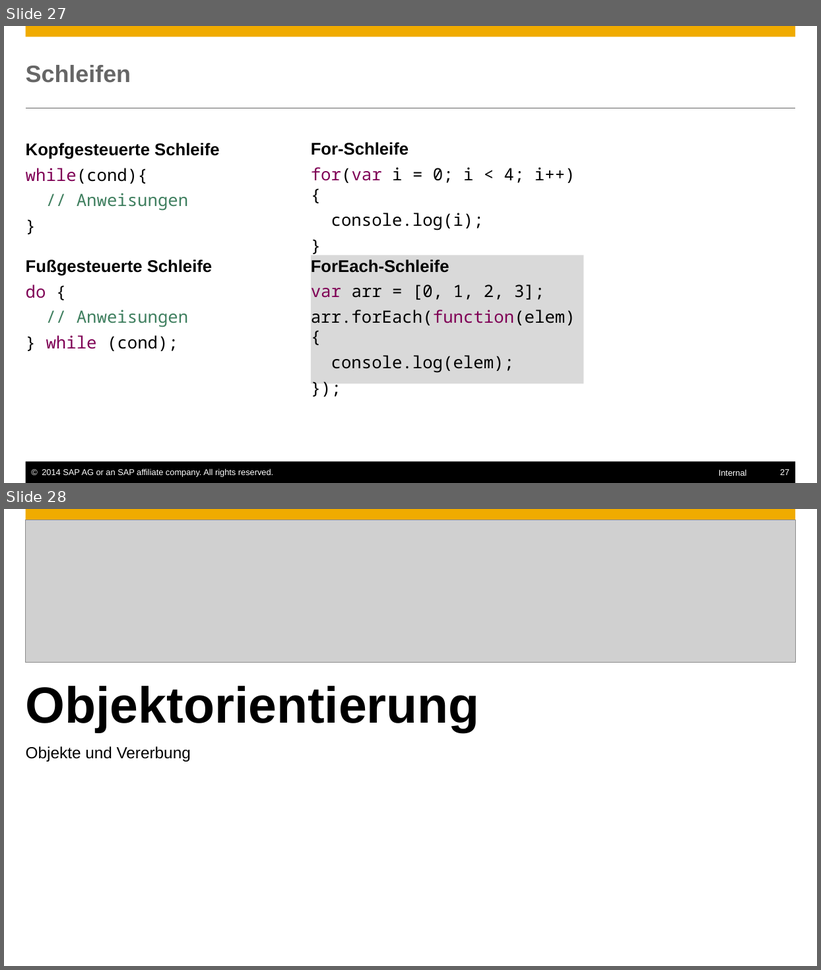
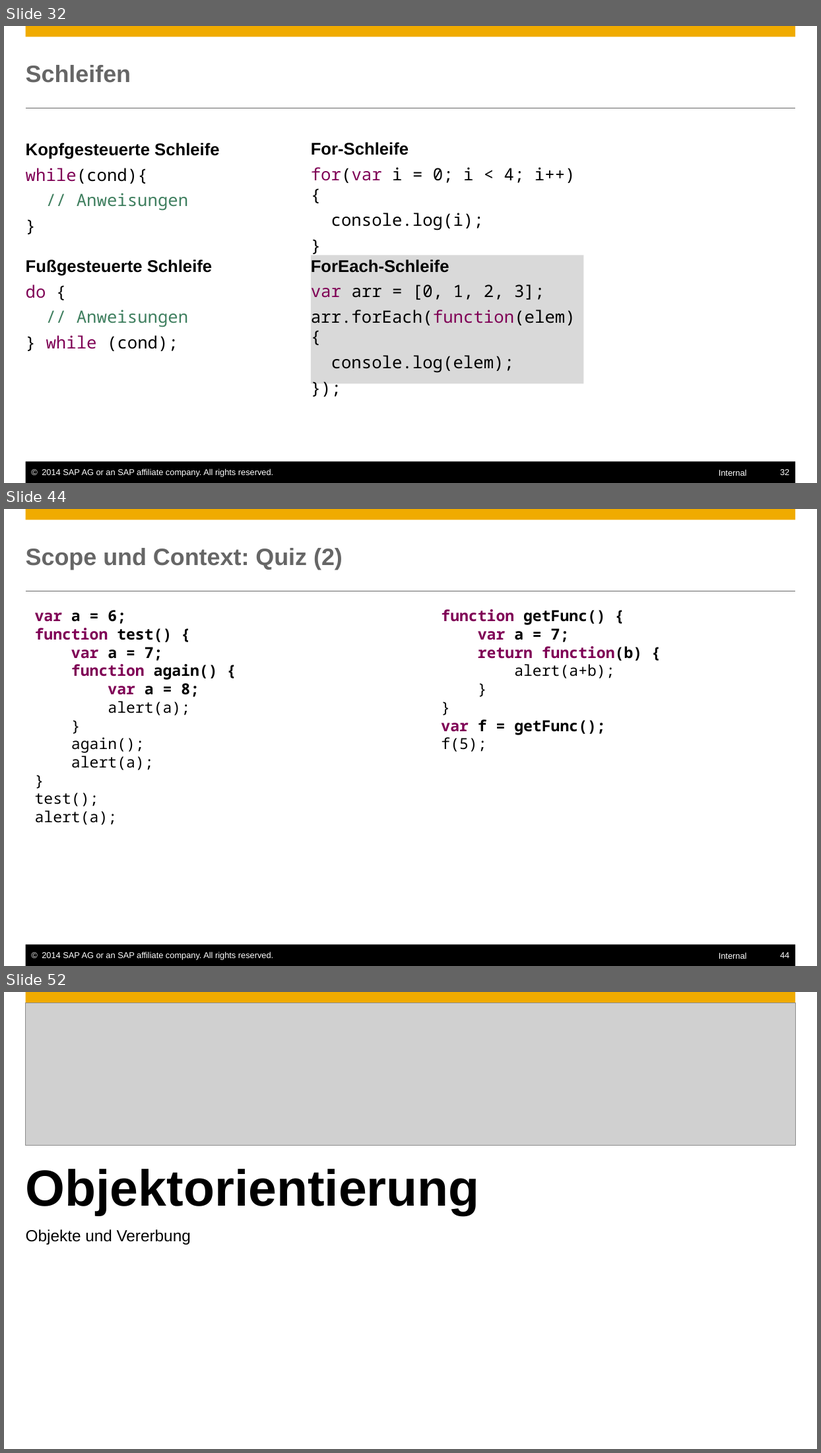
Before and after one commit to ofrendo/JSCrossCourse, a slide deck: JSCrosscourse.pptx. Shown one above the other, each under a label of ours: slides 27 and 28 before the commit, slides 32, 44 and 52 after it; the slides between them are not shown. The pictures are 821x970 and 821x1453 pixels, drawn with LibreOffice and Linux fonts; fonts in the diff are those of the drawing; grey boxes stand for pictures; background and template pictures are left out. Boxes give left, top, right and bottom in pixels: in the first picture for what was removed or moved away, otherwise in the second. Text is boxed around its words. In the diff, an @@ line names an element or a change of style, - is before the commit and + after.

```diff
--- a/JSCrosscourse.pptx
+++ b/JSCrosscourse.pptx
@@ slide 44 added at (4,509,817,966), background #FFFFFF; not listed: 6 template elements that a slide beside it also shows @@
@@ title added at (26,548,343,570), 28 pt, text #666666, bold @@
+Scope und Context: Quiz (2)
@@ text added at (35,610,218,825), 18 pt, text #000000, bold @@
+var a = 6;
+function test() {
+var a = 7;
+function again() {
+var a = 8;
+alert(a);
+}
+again();
+alert(a);
+}
+test();
+alert(a);
@@ text added at (441,609,642,752), 18 pt, text #000000, bold @@
+function getFunc() {
+var a = 7;
+return function(b) {
+alert(a+b);
+}
+}
+var f = getFunc();
+f(5);
@@ what was slide 27 is now slide 32 @@
@@ page number at (780,470,789,475): text changed @@
-27
+32
@@ what was slide 28 is now slide 52 @@
```
Also in this commit, not shown: 1 slide changed, 23 other slides added, 1 other file.
